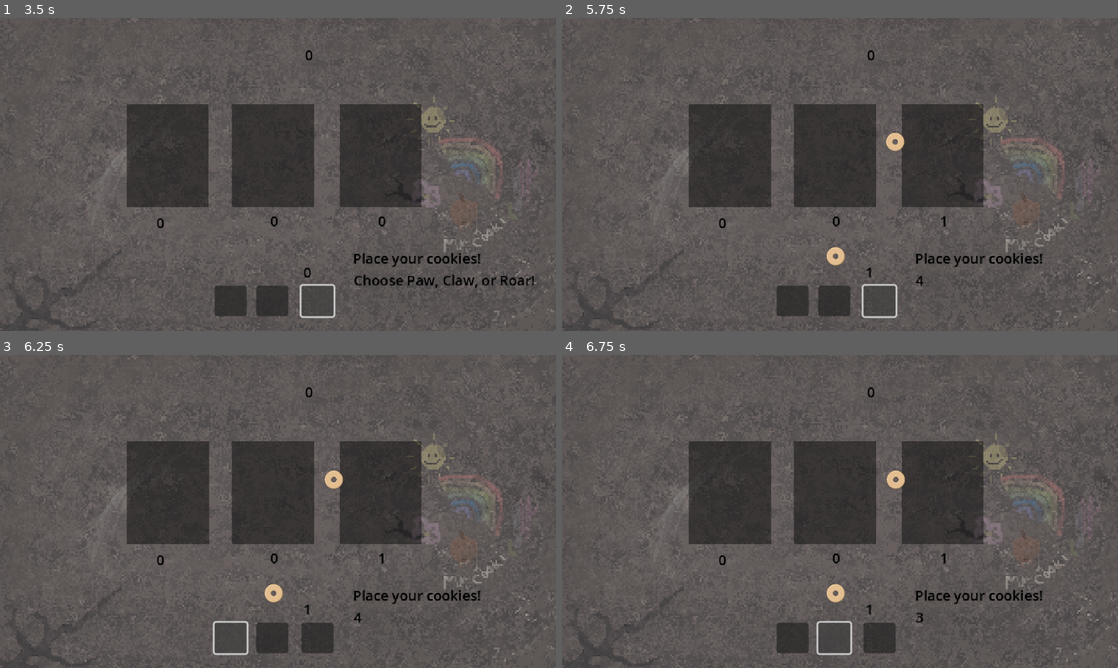
Above: before the commit, frames 1-4 (two rows, left to right).
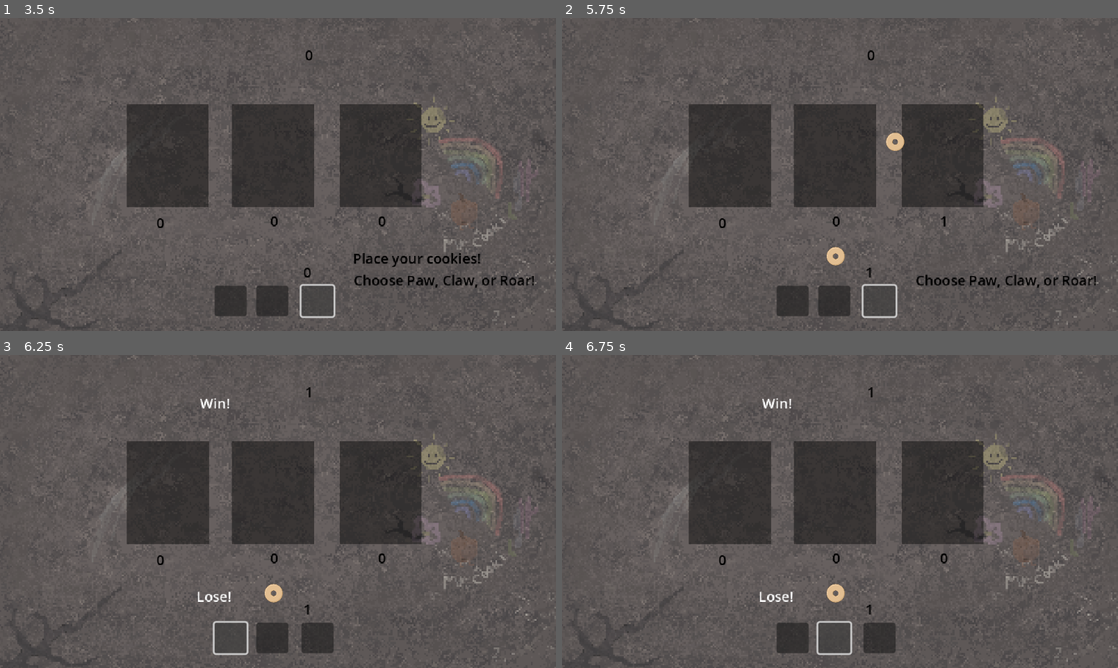
Above: after the commit, the same moments.

Repository: Sooshimi/golden-biscuit
Game: Godot game, scene res://scenes/battle_screen.tscn
The game is run twice, just before and just after one commit, with the same random seed, the same clock (stepped at 60 frames per second) and the same inputs.
Inputs (mouse positions are in pixels of both pictures, inside the frame that each line leads up to):
- Up to frame 1 (3.5 s): click "Start Game" at 0.5 s; click (227, 299) at 1.25 s; click (272, 299) at 2 s; click (316, 299) at 2.75 s
- Up to frame 2 (5.75 s): click (789, 299) at 3.5 s; click (834, 299) at 4.25 s; click (878, 299) at 5 s
- Up to frame 3 (6.25 s): click (227, 636) at 5.75 s
- Up to frame 4 (6.75 s): click (834, 636) at 6.5 s

Frame 1 is identical in both runs. In frame 2, 0.7% of the frame differs, in the area x 63-96%, y 75-87%; in frame 3, 0.7%; in frame 4, 0.7%.

Commit message:
Add game over screen and play again functionality
Introduces a Game Over UI with a result label and a button to return to the main menu. The game over screen is shown when either player or enemy runs out of cookies, and the play again button reloads the current scene. Also reduces the bet phase timer from 7 to 2 seconds.

Diff:
--- a/scenes/battle_screen.tscn
+++ b/scenes/battle_screen.tscn
@@ -222,12 +222,45 @@
 offset_bottom = 313.0
 
 [node name="BetPhaseTimer" type="Timer" parent="."]
-wait_time = 7.0
+wait_time = 2.0
 one_shot = true
 
 [node name="ResultTimer" type="Timer" parent="."]
 wait_time = 3.0
 one_shot = true
+
+[node name="GameOver" type="CanvasLayer" parent="."]
+visible = false
+
+[node name="PlayAgainButton" type="Button" parent="GameOver"]
+anchors_preset = 8
+anchor_left = 0.5
+anchor_top = 0.5
+anchor_right = 0.5
+anchor_bottom = 0.5
+offset_left = -78.0
+offset_top = 23.0
+offset_right = 79.0
+offset_bottom = 54.0
+grow_horizontal = 2
+grow_vertical = 2
+text = "Back to Main Menu"
+
+[node name="GameOverResult" type="Label" parent="GameOver"]
+anchors_preset = 8
+anchor_left = 0.5
+anchor_top = 0.5
+anchor_right = 0.5
+anchor_bottom = 0.5
+offset_left = -81.0
+offset_top = -46.0
+offset_right = 82.0
+offset_bottom = -23.0
+grow_horizontal = 2
+grow_vertical = 2
+text = "YOU WIN / YOU LOSE"
+horizontal_alignment = 1
+vertical_alignment = 1
 
 [connection signal="pressed" from="Menu/StartGameButton" to="." method="_on_start_game_button_pressed"]
 [connection signal="timeout" from="MenuTransitionTimer" to="." method="_on_menu_transition_timer_timeout"]
@@ -246,3 +279,4 @@
 [connection signal="body_exited" from="UI/EnemyCookieSpawnArea" to="." method="_on_enemy_cookie_spawn_area_body_exited"]
 [connection signal="timeout" from="BetPhaseTimer" to="." method="_on_bet_phase_timer_timeout"]
 [connection signal="timeout" from="ResultTimer" to="." method="_on_result_timer_timeout"]
+[connection signal="pressed" from="GameOver/PlayAgainButton" to="." method="_on_play_again_button_pressed"]
--- a/scripts/battle_screen/battle_screen.gd
+++ b/scripts/battle_screen/battle_screen.gd
@@ -4,6 +4,8 @@
 @onready var ui := $UI
 @onready var menu := $Menu
 @onready var menu_transition_timer := $MenuTransitionTimer
+@onready var game_over := $GameOver
+
 @onready var bet_area := $BetArea
 @onready var paw_button := $UI/PawButton
 @onready var claw_button := $UI/ClawButton
@@ -163,6 +165,7 @@
 		if Global.player_total_cookies == 0 or Global.enemy_total_cookies == 0:
 			print("GAME OVER")
 			PhaseManager.current_state = 3
+			game_over.show()
 		else:
 			result_timer.start()
 
@@ -300,3 +303,6 @@
 	bet_phase_label.text = "Place your cookies!"
 	bet_phase_timer.start()
 	spawn_enemy_cookie()
+
+func _on_play_again_button_pressed():
+	get_tree().reload_current_scene()
